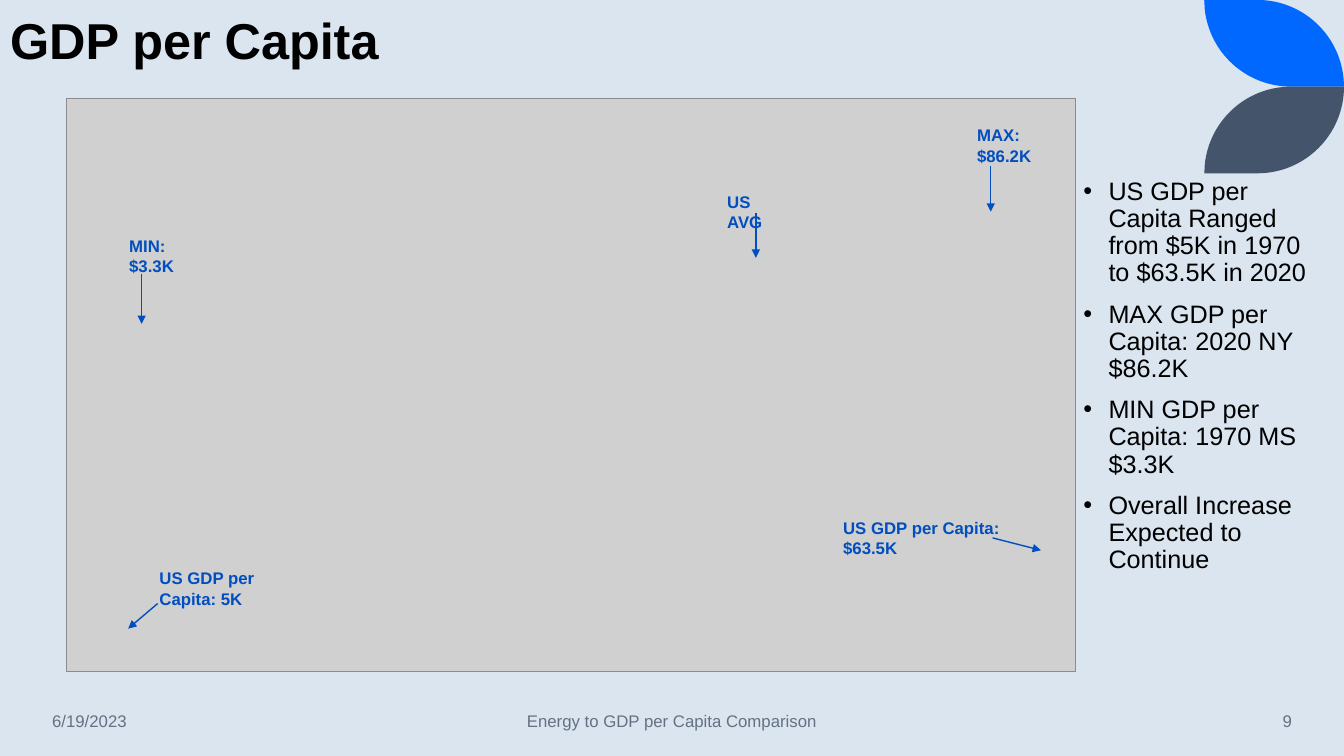
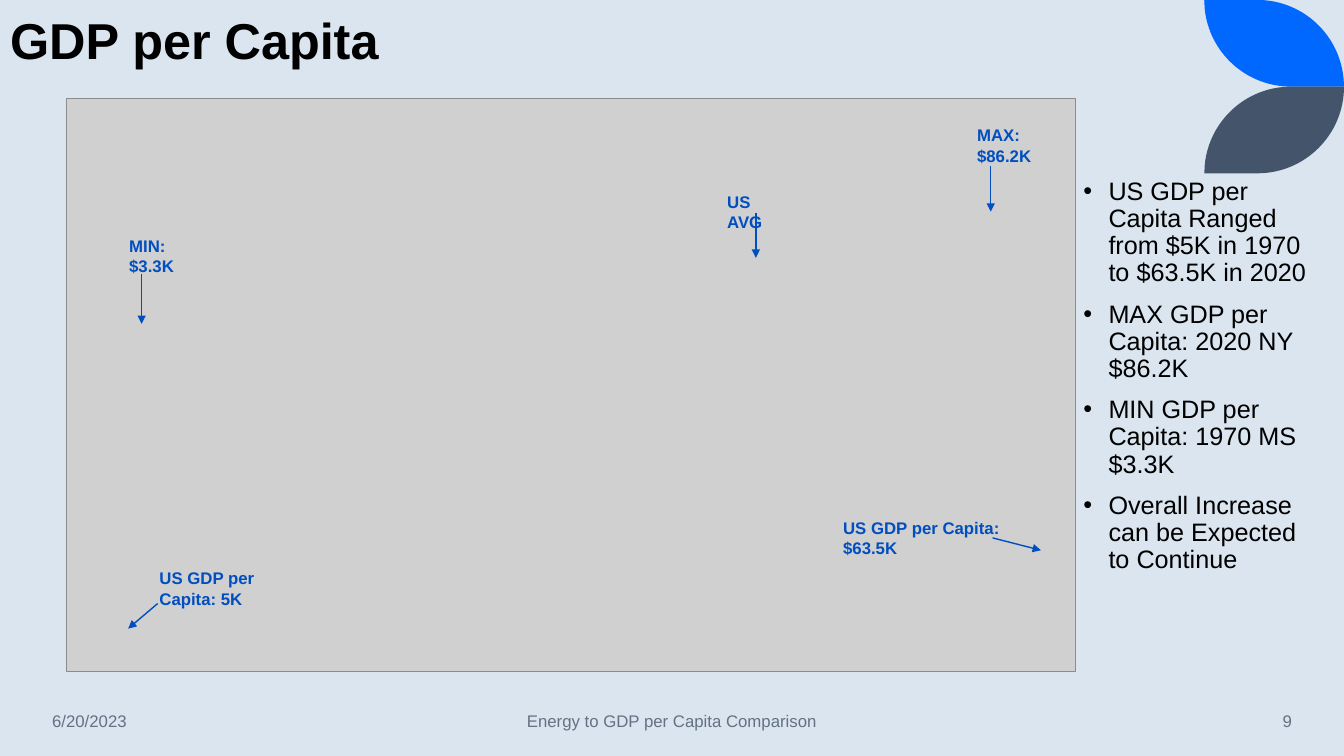
Before and after one commit to lawrence-haggerty/haggerty_energy_gdp_capstone, a slide deck: slide 9 of presentation/haggerty_energy_gdp_1.pptx. Drawn at 1344x756 pixels with LibreOffice and Linux fonts; fonts in the diff are those of the drawing; grey boxes stand for pictures. Boxes give left, top, right and bottom in pixels: in the first picture for what was removed or moved away, otherwise in the second. Text is boxed around its words. In the diff, an @@ line names an element or a change of style, - is before the commit and + after.

```diff
--- a/presentation/haggerty_energy_gdp_1.pptx
+++ b/presentation/haggerty_energy_gdp_1.pptx
@@ text at <box>1109,495,1296,569</box>: text changed @@
-• Overall Increase Expected to Continue
+• Overall Increase can be Expected to Continue
@@ text at <box>52,715,127,727</box>: text changed @@
-6/19/2023
+6/20/2023
```
Also in this commit, not shown: 18 other slides changed, 1 other file.
